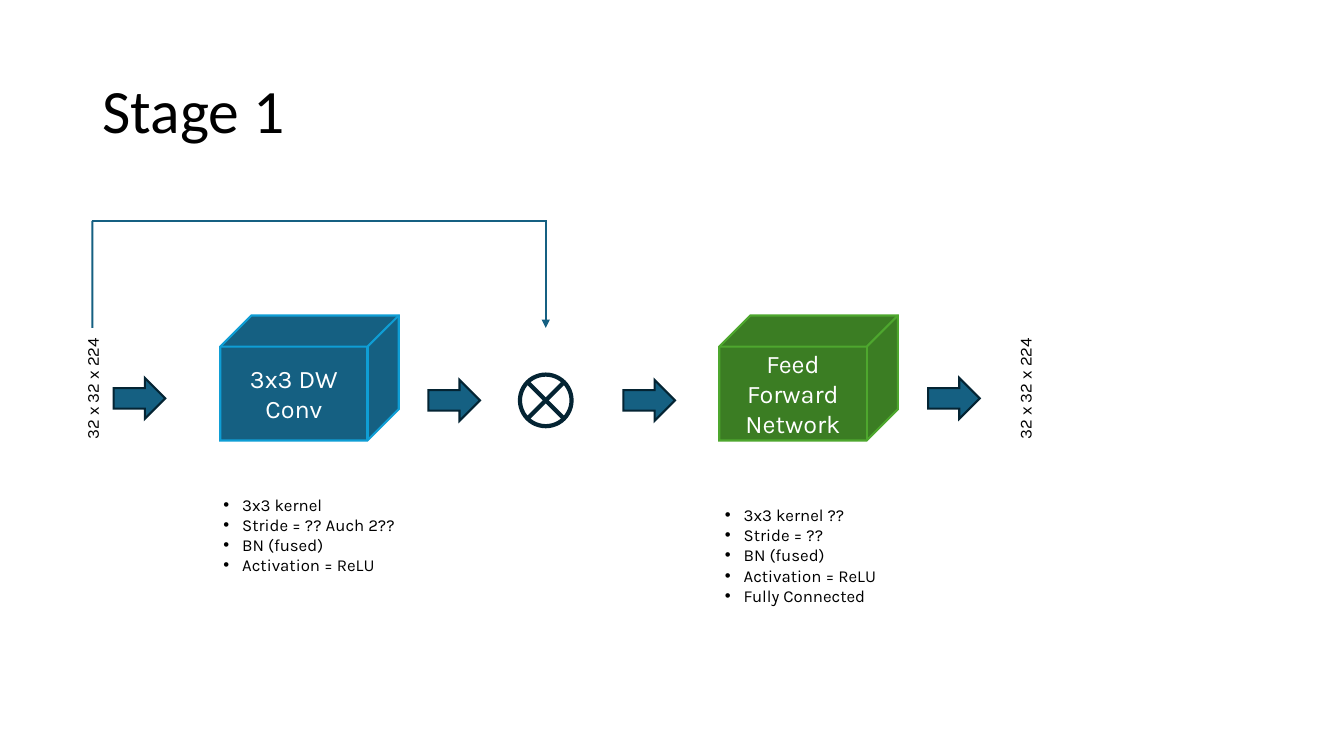
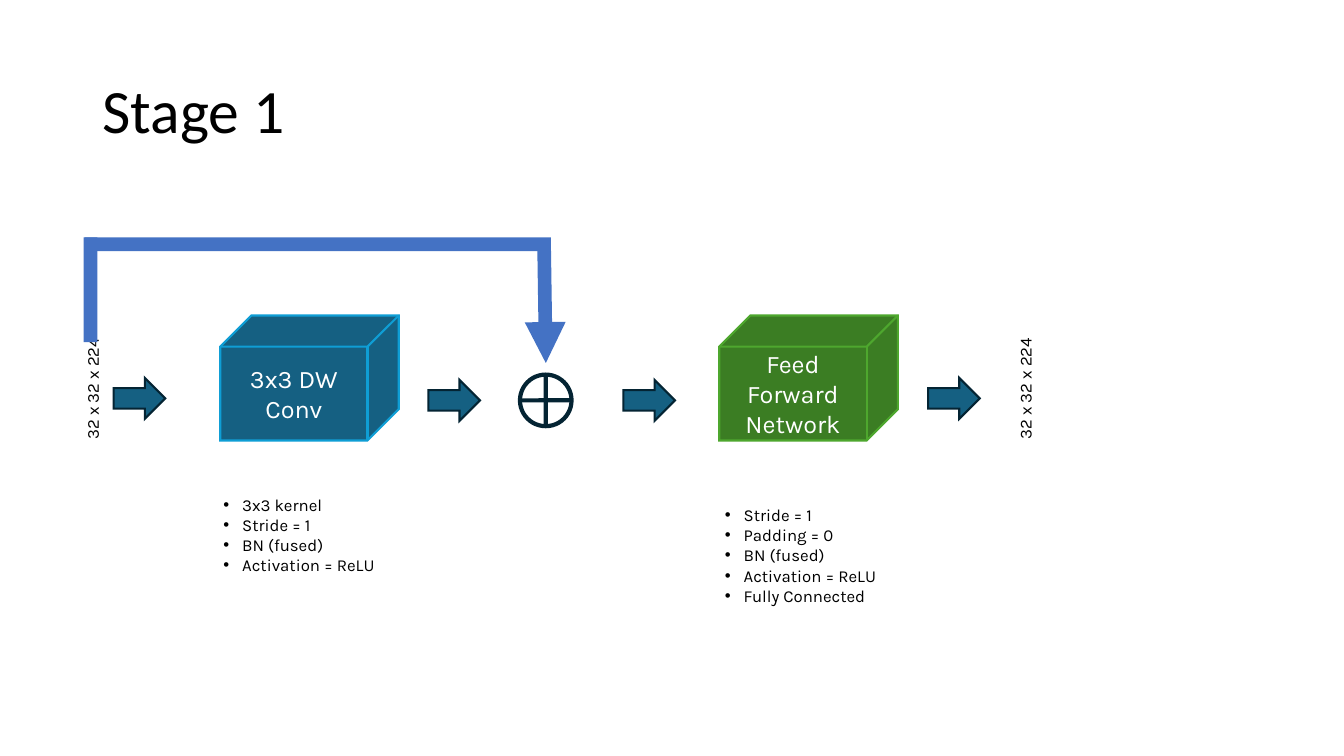
Before and after one commit to CGD16/PDF_Exchanger, a slide deck: slide 4 of SHVIT/PowerPoint/SHViT zerlegt.odp. Drawn at 1344x756 pixels with LibreOffice and Linux fonts; fonts in the diff are those of the drawing. Boxes give left, top, right and bottom in pixels: in the first picture for what was removed or moved away, otherwise in the second. Text is boxed around its words. In the diff, an @@ line names an element or a change of style, - is before the commit and + after.

```diff
--- a/SHVIT/PowerPoint/SHViT zerlegt.odp
+++ b/SHVIT/PowerPoint/SHViT zerlegt.odp
@@ line moved from (93, 328) - (93, 221) to (91, 238) - (91, 342) @@
@@ line (91, 238) - (91, 342): stroke #156082 1.5 pt to #4472C4 9.75 pt @@
@@ elbow arrow removed from (93, 221) to (545, 328) @@
@@ line added from (85, 244) to (552, 244), #4472C4 9.75 pt @@
@@ arrow added from (544, 244) to (545, 363), #4472C4 9.75 pt @@
@@ freeform shape at (x1=510, y1=364, x2=582, y2=437): rotation 0 to 44 degrees; outline redrawn @@
@@ text at (x1=744, y1=509, x2=833, y2=545): text changed @@
-• 3x3 kernel ??
-• Stride = ??
+• Stride = 1
+• Padding = 0
@@ text at (x1=242, y1=519, x2=311, y2=531): text changed @@
-• Stride = ?? Auch 2??
+• Stride = 1
```
Also in this commit, not shown: 12 slides added, 6 slides removed, 5 other files.
